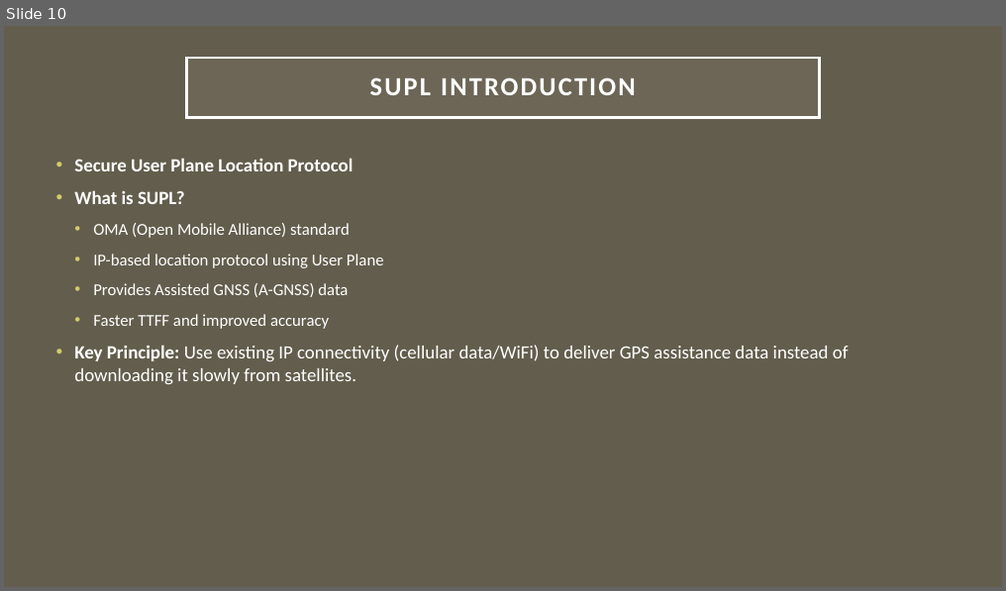
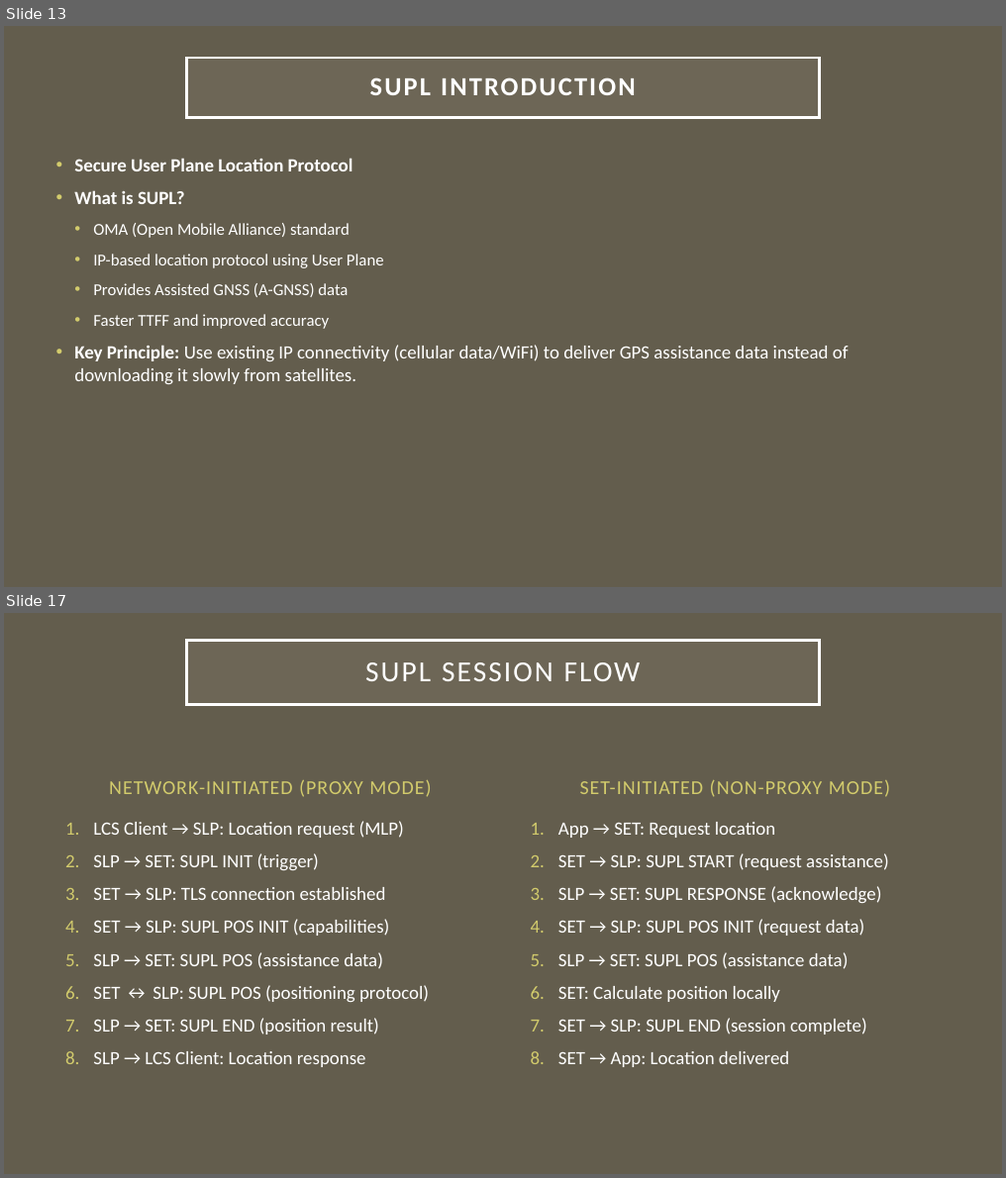
Before and after one commit to arkawick/AndroidPositioningArchitecture, a slide deck: PPT/Android Positioning Architecture Presentation.pptx. Shown one above the other, each under a label of ours: slide 10 before the commit, slides 13 and 17 after it; the slides between them are not shown. The pictures are 1006x591 and 1006x1178 pixels, drawn with LibreOffice and Linux fonts; fonts in the diff are those of the drawing. Boxes give left, top, right and bottom in pixels: in the first picture for what was removed or moved away, otherwise in the second. Text is boxed around its words. In the diff, an @@ line names an element or a change of style, - is before the commit and + after.

```diff
--- a/PPT/Android Positioning Architecture Presentation.pptx
+++ b/PPT/Android Positioning Architecture Presentation.pptx
@@ slide 17 added at bbox=[4, 613, 1002, 1174], background #635D4D @@
@@ title added at bbox=[187, 641, 819, 705], fill #A7A08E at 15% opacity, outline #FFFFFF 2.5 pt, 28 pt, text #FFFFFF @@
+SUPL SESSION FLOW
@@ text added at bbox=[109, 780, 431, 797], 19 pt, text #D2CB6C @@
+NETWORK-INITIATED (PROXY MODE)
@@ text added at bbox=[580, 780, 890, 797], 19 pt, text #D2CB6C @@
+SET-INITIATED (NON-PROXY MODE)
@@ text added at bbox=[93, 821, 429, 1067], 18 pt, text #FFFFFF @@
+1. LCS Client → SLP: Location request (MLP)
+2. SLP → SET: SUPL INIT (trigger)
+3. SET → SLP: TLS connection established
+4. SET → SLP: SUPL POS INIT (capabilities)
+5. SLP → SET: SUPL POS (assistance data)
+6. SET ↔ SLP: SUPL POS (positioning protocol)
+7. SLP → SET: SUPL END (position result)
+8. SLP → LCS Client: Location response
@@ text added at bbox=[558, 822, 889, 1067], 18 pt, text #FFFFFF @@
+1. App → SET: Request location
+2. SET → SLP: SUPL START (request assistance)
+3. SLP → SET: SUPL RESPONSE (acknowledge)
+4. SET → SLP: SUPL POS INIT (request data)
+5. SLP → SET: SUPL POS (assistance data)
+6. SET: Calculate position locally
+7. SET → SLP: SUPL END (session complete)
+8. SET → App: Location delivered
@@ what was slide 10 is now slide 13 @@
```
Also in this commit, not shown: 3 slides changed, 12 other slides added, 3 slides removed.
